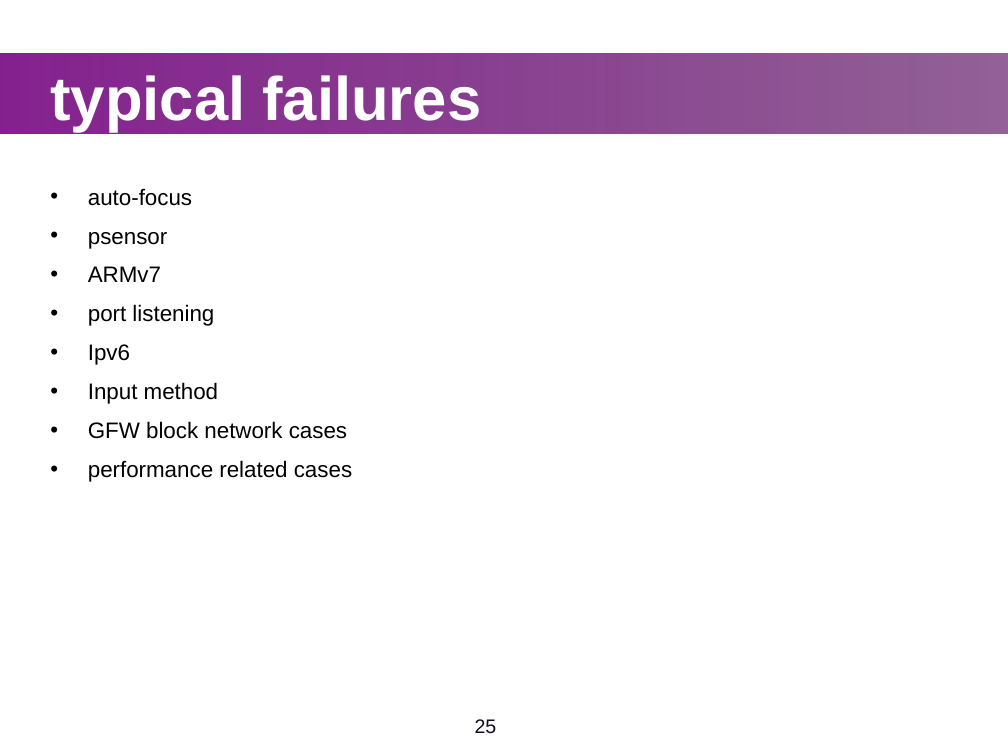
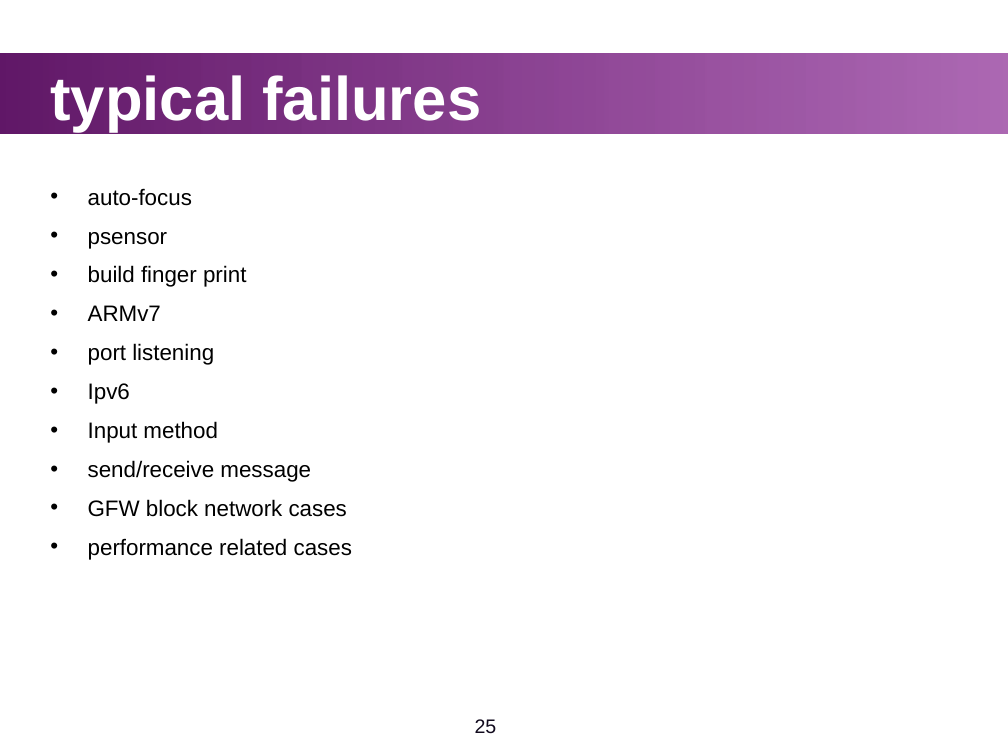
Before and after one commit to widerules/system-information, a slide deck: slide 25 of cts/CTS-training.ppt. Drawn at 1008x756 pixels with LibreOffice and Linux fonts; fonts in the diff are those of the drawing; background and template pictures are left out. Boxes give left, top, right and bottom in pixels: in the first picture for what was removed or moved away, otherwise in the second. Text is boxed around its words. In the diff, an @@ line names an element or a change of style, - is before the commit and + after.

```diff
--- a/cts/CTS-training.ppt
+++ b/cts/CTS-training.ppt
@@ rectangle at [0, 53, 1008, 133]: fill gradient #85218F to #611868 to gradient #611868 to #85218F @@
@@ text at [88, 265, 246, 287]: paragraph added @@
+• build finger print
@@ text at [88, 460, 311, 482]: paragraph added @@
+• send/receive message
```
Also in this commit, not shown: 38 other slides changed, 2 slides added.
